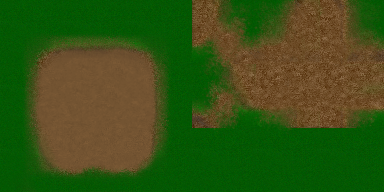
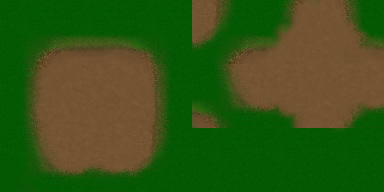
Layered file, before and after one edit (384x192). Changes by layer:
removed layer "Layer 16" over [191, 0, 384, 134]
added layer "Layer 15" above "Layer 14" over [192, 64, 256, 128]
added layer "Layer 14" above "Layer 13" over [192, 64, 256, 128]
added layer "Layer 13" above "Layer 12" over [192, 0, 256, 64]
added layer "Layer 12" above "Layer 11" over [192, 0, 256, 64]
added layer "Layer 11" above "Layer 10" over [320, 64, 384, 133]
added layer "Layer 10" above "Layer 9" over [320, 64, 384, 128]
added layer "Layer 9" above "Layer 8" over [256, 64, 320, 128]
added layer "Layer 8" above "Layer 7" over [256, 64, 320, 128]
added layer "Layer 7" above "Layer 6" over [256, 0, 322, 69]
added layer "Layer 6" above "Layer 5" over [256, 0, 320, 64]
added layer "Layer 5" above "Layer 4" over [320, 0, 384, 71]
painted on "Layer 4" over [192, 0, 384, 128]
